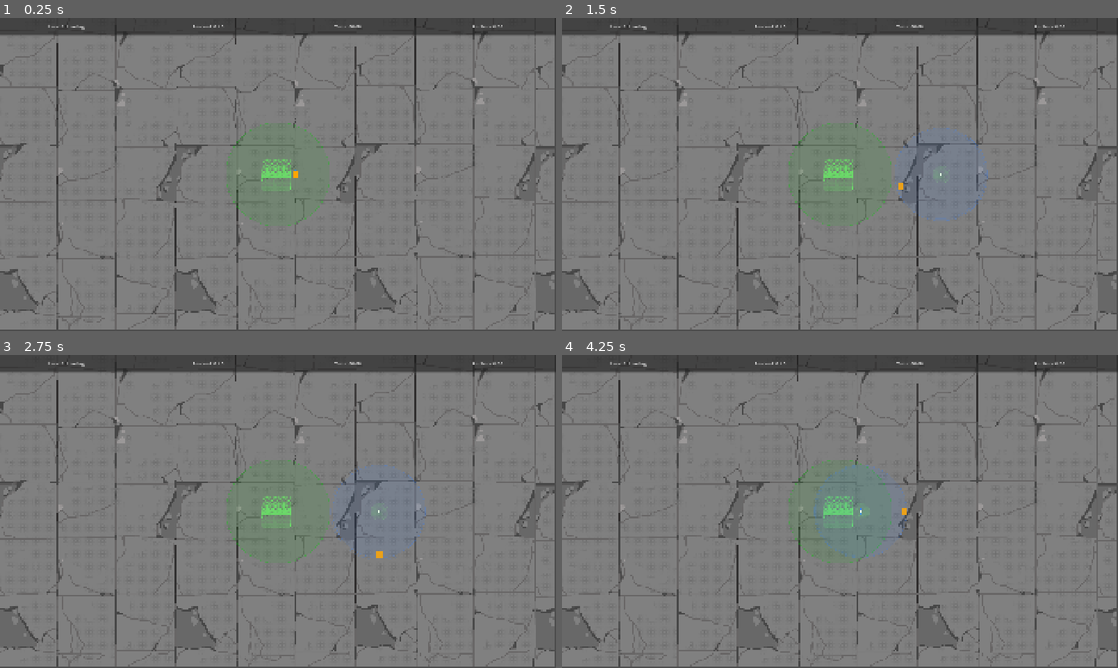
Above: before the commit, frames 1-4 (two rows, left to right).
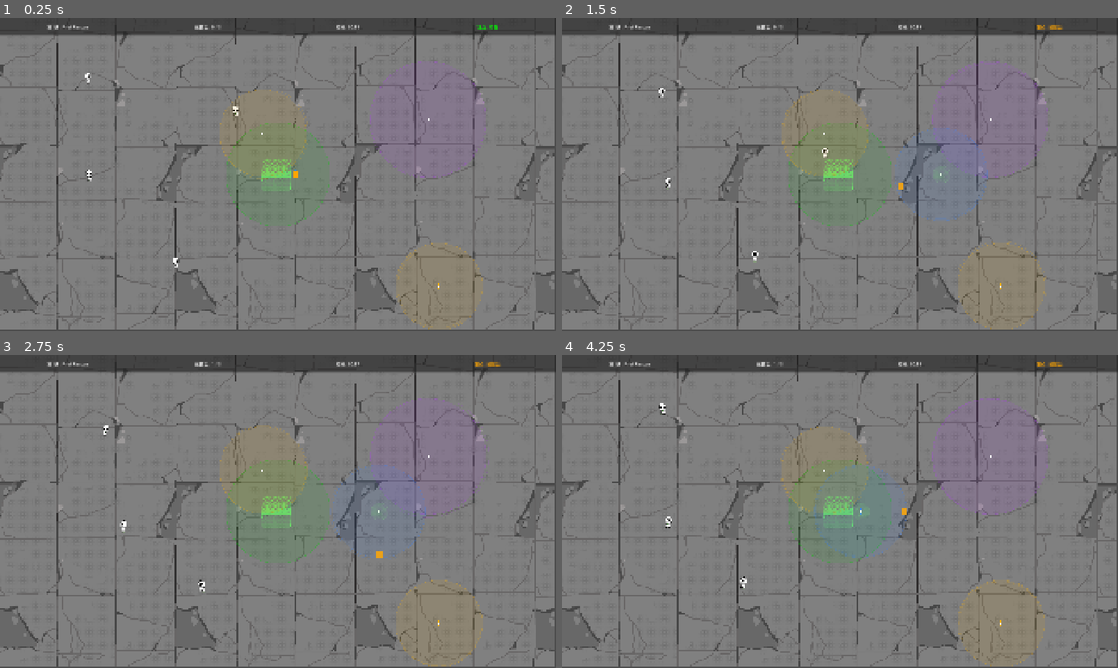
Above: after the commit, the same moments.

Repository: kunk70352-png/Safe-Anchor
Game: Godot game, scene res://src/main/main.tscn
The game is run twice, just before and just after one commit, with the same random seed, the same clock (stepped at 60 frames per second) and the same inputs.
Inputs:
- Up to frame 1 (0.25 s): no input
- Up to frame 2 (1.5 s): hold D (move_right) 0.53-1.28 s; tap Space (charge_throw) at 0.6, 1.35 s; hold S (move_down) from 1.28 s (still down)
- Up to frame 3 (2.75 s): release S (move_down) at 2.03 s; hold D (move_right) from 2.03 s (still down); tap Space (charge_throw) at 2.1 s
- Up to frame 4 (4.25 s): release D (move_right) at 2.78 s; hold W (move_up) 2.78-3.53 s; tap Space (charge_throw) at 2.85, 3.6 s; hold A (move_left) from 3.53 s (still down)

The runs differ from the first frame. In frame 1, 0.6% of the frame differs, in the area x 8-91%, y 2-100%; in frame 2, 0.7%; in frame 3, 0.6%; in frame 4, 0.7%.
Error before the commit: Invalid assignment of property or key 'has_anchor' with value of type 'bool' on a base object of type 'CharacterBody2D (Player)'. (res://src/world/world.gd:46)

Commit message:
修复残留has_anchor引用

Diff:
--- a/src/ui/hud.gd
+++ b/src/ui/hud.gd
@@ -20,8 +20,9 @@
 	# 实时更新锚点持有状态
 	var player := get_tree().get_first_node_in_group("player") as Player
 	if player:
-		anchors_label.text = "锚点: %s" % ("持有" if player.has_anchor else "已投出")
-		anchors_label.modulate = Color.GREEN if player.has_anchor else Color.ORANGE
+		var carrying := player._held_anchor != null
+		anchors_label.text = "锚点: %s" % ("持有" if carrying else "已投出")
+		anchors_label.modulate = Color.GREEN if carrying else Color.ORANGE
 
 
 # ---- 信号处理 ----
--- a/src/world/world.gd
+++ b/src/world/world.gd
@@ -43,7 +43,7 @@
 
 	# 玩家初始位置在安全屋旁边
 	player.global_position = level_data.safe_house_position + Vector2(60, 0)
-	player.has_anchor = true
+	player._held_anchor = preload("res://src/anchor/anchor.tscn")
 	if player.anchor_data:
 		player.anchor_data.attraction_radius = level_data.anchor_attraction_radius
 
